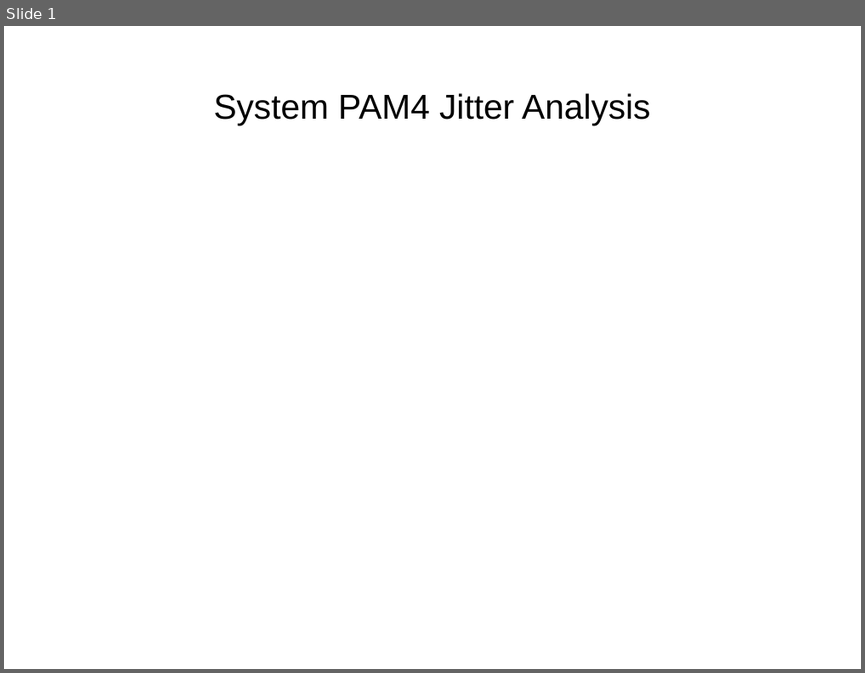
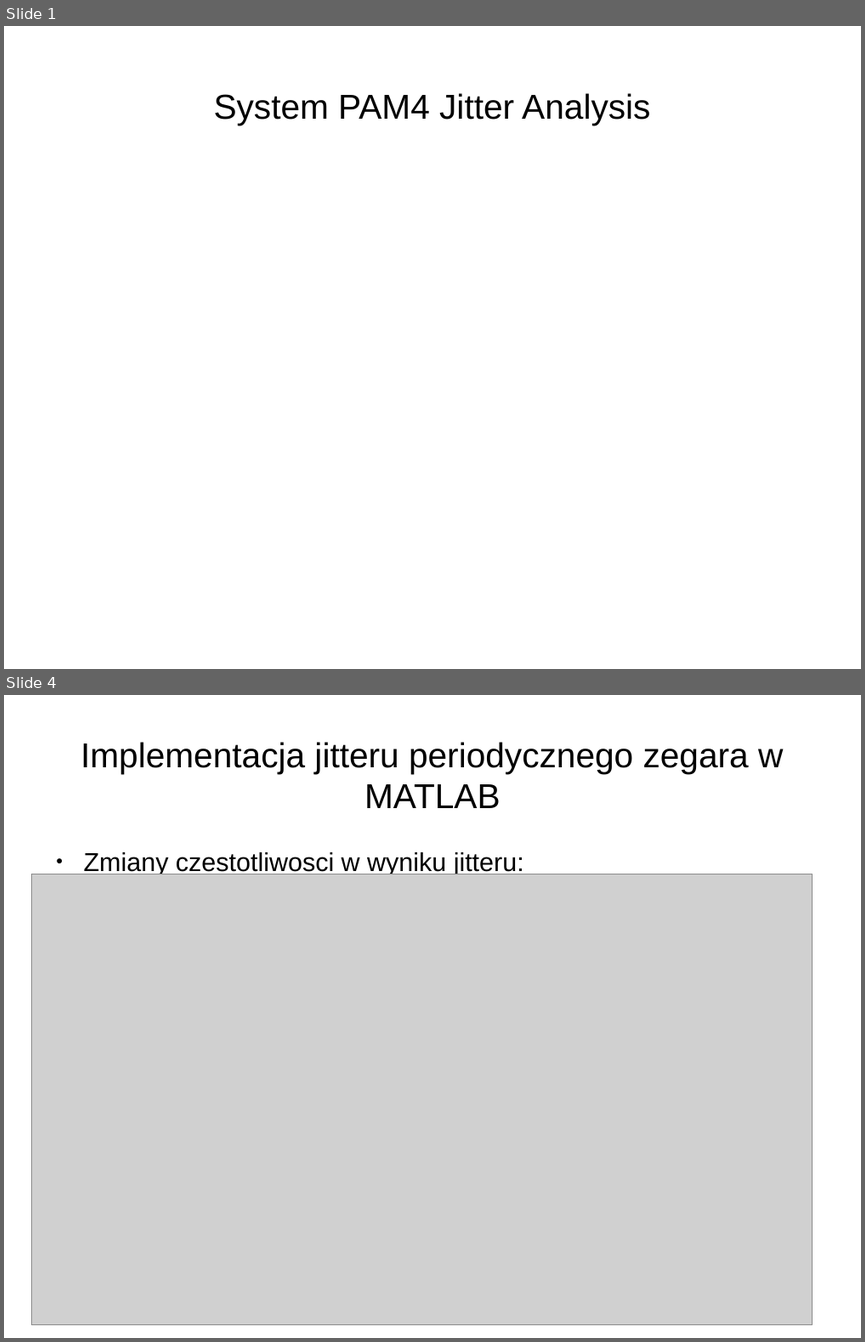
Before and after one commit to joannabp/ProjektSynopsys, a slide deck: Untitled 2.odp. Shown one above the other, each under a label of ours: slide 1 before the commit, slides 1 and 4 after it; the slides between them are not shown. The pictures are 865x673 and 865x1342 pixels, drawn with LibreOffice and Linux fonts; fonts in the diff are those of the drawing; grey boxes stand for pictures. Boxes give left, top, right and bottom in pixels: in the first picture for what was removed or moved away, otherwise in the second. Text is boxed around its words. In the diff, an @@ line names an element or a change of style, - is before the commit and + after.

```diff
--- a/Untitled 2.odp
+++ b/Untitled 2.odp
@@ slide 4 added at (4,695,861,1338), background #FFFFFF @@
@@ title added at (80,742,783,808), 32 pt, text #000000 @@
+Implementacja jitteru periodycznego zegara w MATLAB
@@ text added at (84,852,524,876), 24 pt, text #000000 @@
+● Zmiany czestotliwosci w wyniku jitteru:
@@ picture added at (31,873,812,1325) @@
```
Also in this commit, not shown: 1 slide changed, 1 other slide added, 1 other file.
